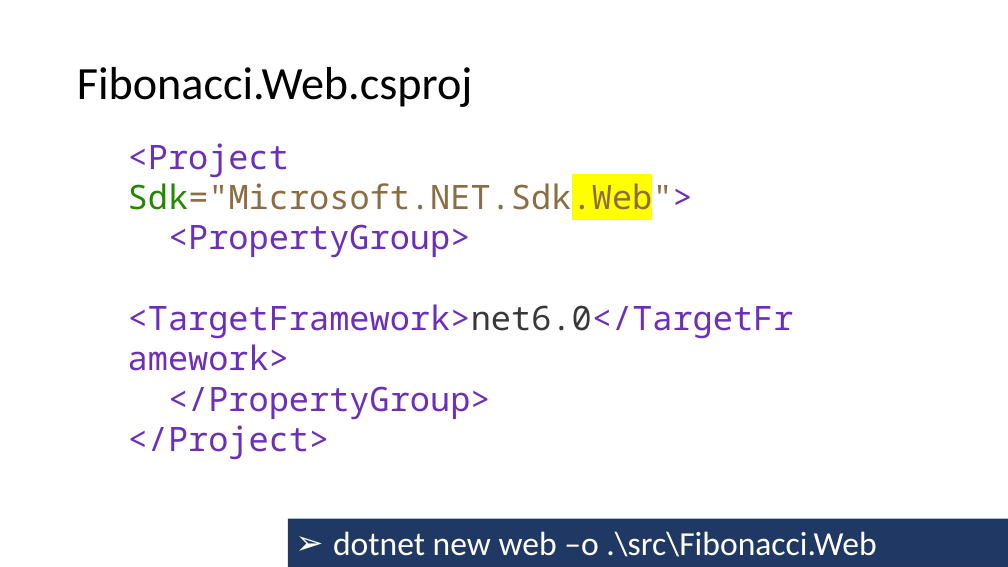
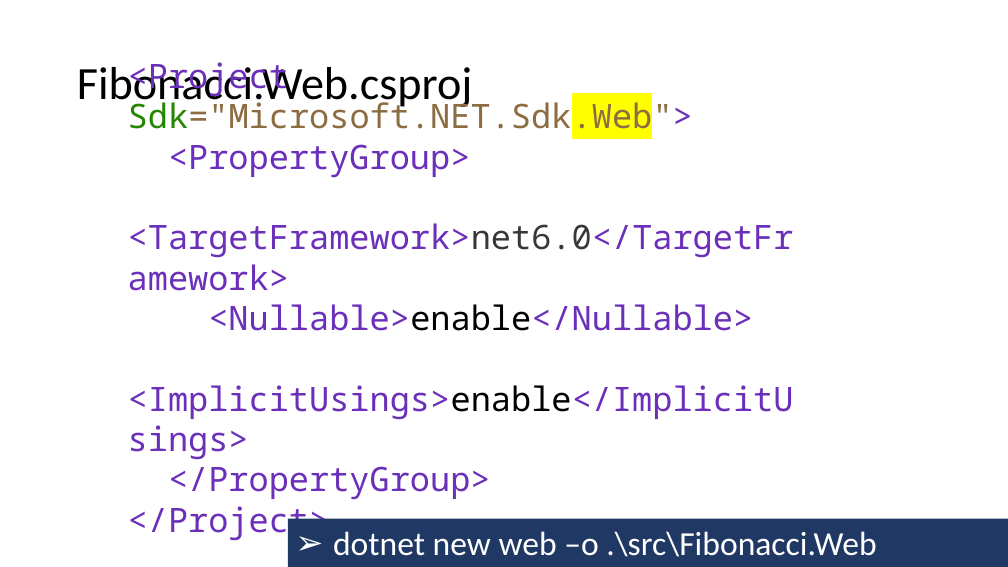
Before and after one commit to guillaume-chervet/course.dotnet, a slide deck: slide 103 of documentations/dotnet6.pptx (slide 102 before the commit). Drawn at 1008x567 pixels with LibreOffice and Linux fonts; fonts in the diff are those of the drawing. Boxes give left, top, right and bottom in pixels: in the first picture for what was removed or moved away, otherwise in the second. Text is boxed around its words. In the diff, an @@ line names an element or a change of style, - is before the commit and + after.

```diff
--- a/documentations/dotnet6.pptx
+++ b/documentations/dotnet6.pptx
@@ rectangle "<Project Sdk="Microsoft.NET.Sdk.Web"> <PropertyGroup> <Targe ...": place and size @@
-rectangle "<Project Sdk="Microsoft.NET.Sdk.Web"> <PropertyGroup> <Targe ..." at bbox=[128, 143, 794, 460]
+rectangle "<Project Sdk="Microsoft.NET.Sdk.Web"> <PropertyGroup> <Targe ..." at bbox=[120, 150, 819, 520]
@@ text in rectangle at bbox=[128, 62, 794, 541]: text changed @@
-<Project Sdk="Microsoft.NET.Sdk.Web">
-<PropertyGroup>
-<TargetFramework>net6.0</TargetFramework>
-</PropertyGroup>
-</Project>
+<Project Sdk="Microsoft.NET.Sdk.Web">
+<PropertyGroup>
+<TargetFramework>net6.0</TargetFramework>
+<Nullable>enable</Nullable>
+<ImplicitUsings>enable</ImplicitUsings>
+</PropertyGroup>
+</Project>
```
Also in this commit, not shown: 2 other slides changed, 3 slides added.
